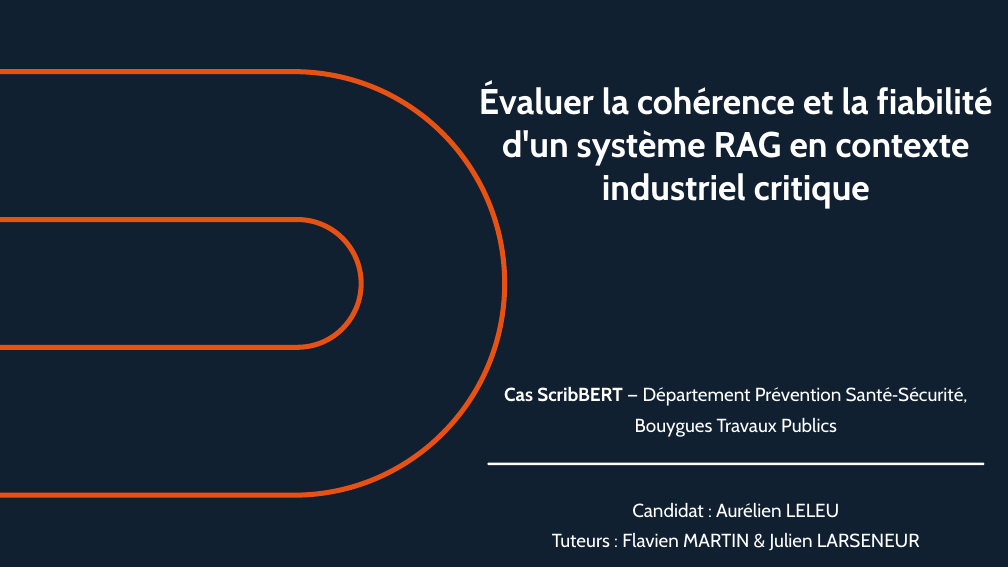
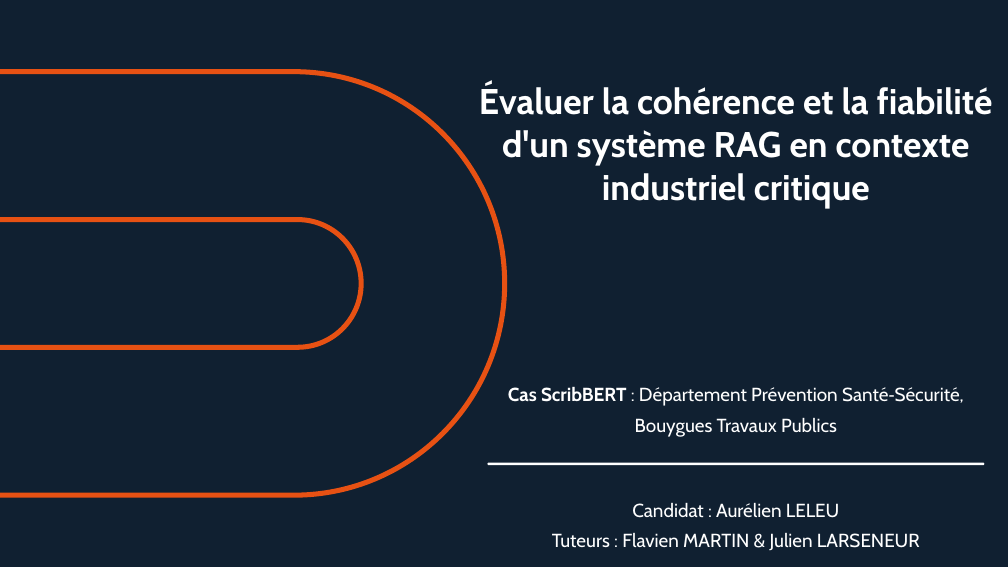
Before and after one commit to AurelienLELEU/memoire, a slide deck: slide 2 of Évaluer la cohérence et la fiabilité d'un système RAG en contexte industriel critique.pptx. Drawn at 1008x567 pixels with LibreOffice and Linux fonts; fonts in the diff are those of the drawing. Boxes give left, top, right and bottom in pixels: in the first picture for what was removed or moved away, otherwise in the second. Text is boxed around its words. In the diff, an @@ line names an element or a change of style, - is before the commit and + after.

```diff
--- a/Évaluer la cohérence et la fiabilité d'un système RAG en contexte industriel critique.pptx
+++ b/Évaluer la cohérence et la fiabilité d'un système RAG en contexte industriel critique.pptx
@@ text at [508, 387, 964, 437]: text changed @@
-Cas ScribBERT — Département Prévention Santé‑Sécurité, Bouygues Travaux Publics
+Cas ScribBERT : Département Prévention Santé‑Sécurité, Bouygues Travaux Publics
```
Also in this commit, not shown: 5 other slides changed.
